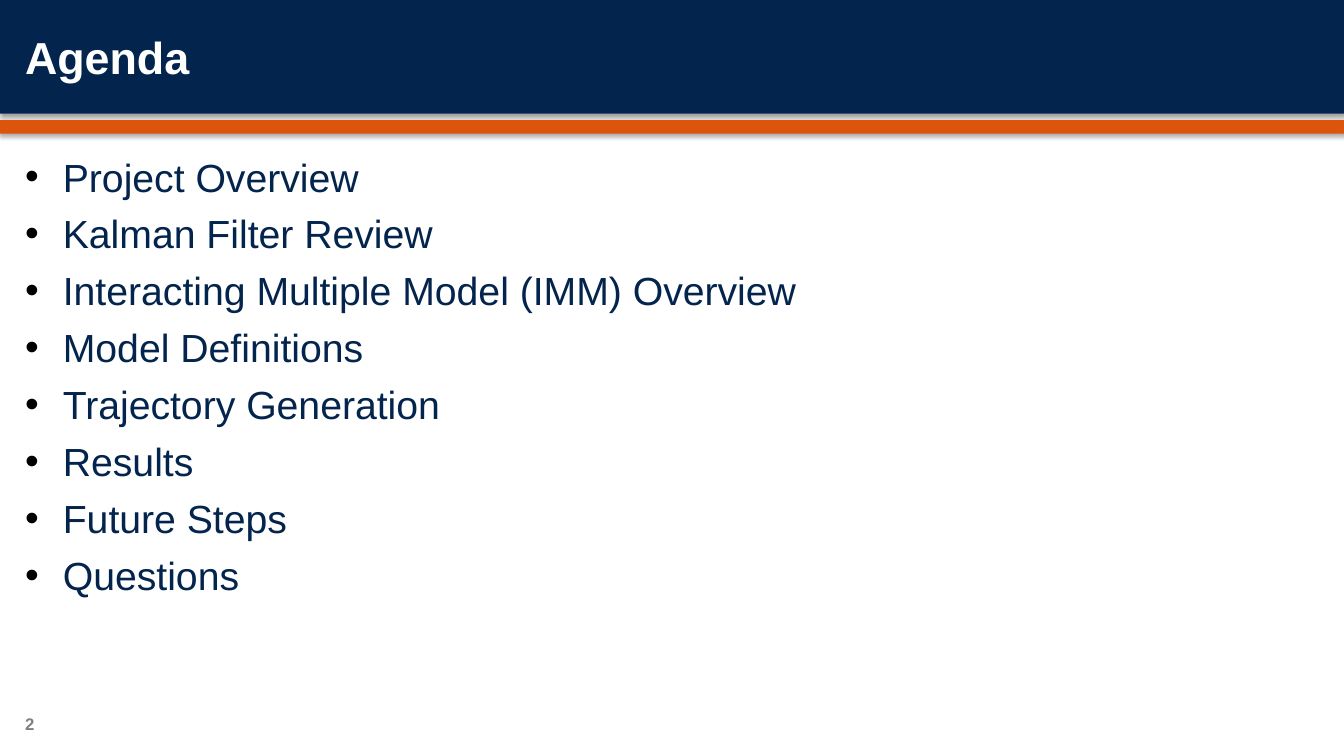
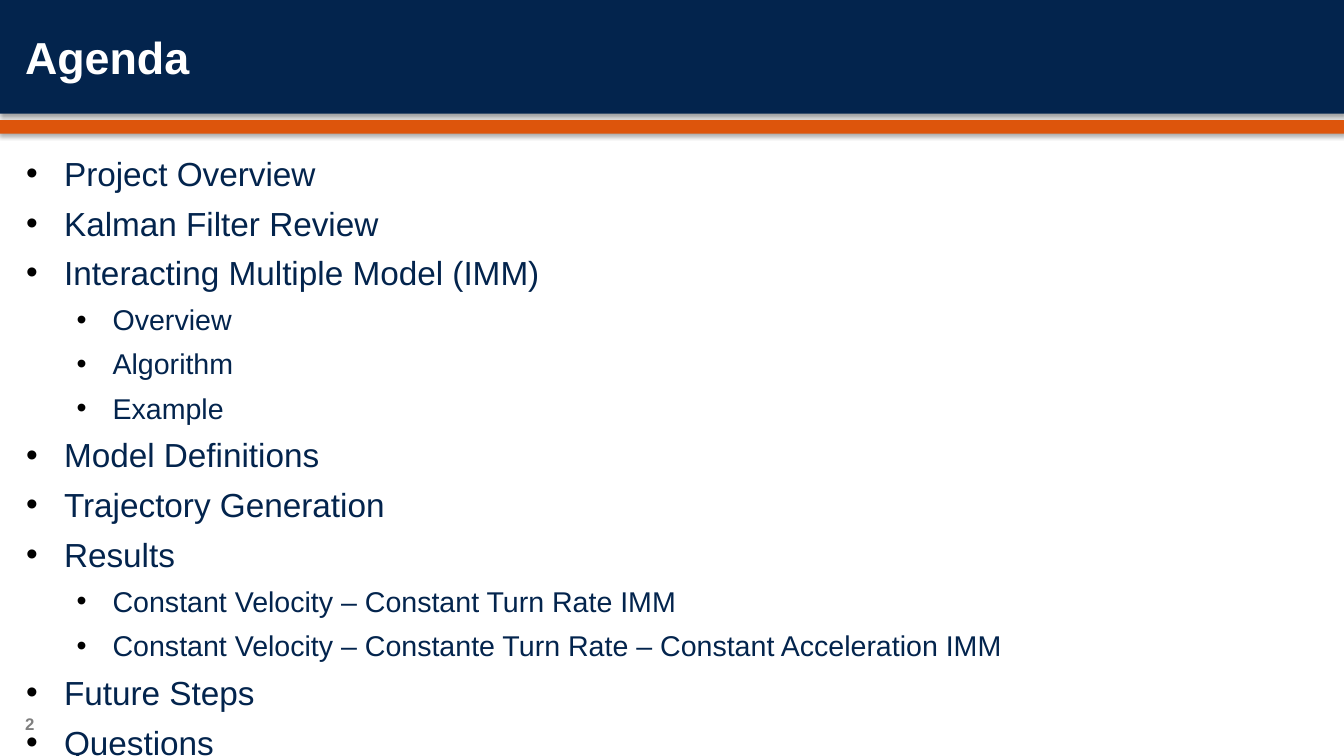
Before and after one commit to orenmillerrr/Optimal-Final-Project, a slide deck: slide 2 of report/OptimalFinalPresentation.pptx. Drawn at 1344x756 pixels with LibreOffice and Linux fonts; fonts in the diff are those of the drawing; background and template pictures are left out. Boxes give left, top, right and bottom in pixels: in the first picture for what was removed or moved away, otherwise in the second. Text is boxed around its words. In the diff, an @@ line names an element or a change of style, - is before the commit and + after.

```diff
--- a/report/OptimalFinalPresentation.pptx
+++ b/report/OptimalFinalPresentation.pptx
@@ text at <box>64,162,385,711</box>: size 28 to 23.8 pt in "Project Overview", "Kalman Filter Review", "Model Definitions", "Trajectory Generation" and 3 more places @@
@@ text at <box>64,261,539,424</box>: text changed; size 28 to 23.8 pt @@
-• Interacting Multiple Model (IMM) Overview
+• Interacting Multiple Model (IMM)
+  • Overview
+  • Algorithm
+  • Example
@@ text at <box>113,591,1001,662</box>: paragraphs added @@
+  • Constant Velocity – Constant Turn Rate IMM
+  • Constant Velocity – Constante Turn Rate – Constant Acceleration IMM
```
Also in this commit, not shown: 10 other slides changed, 8 slides added, 2 slides removed, 38 other files.
